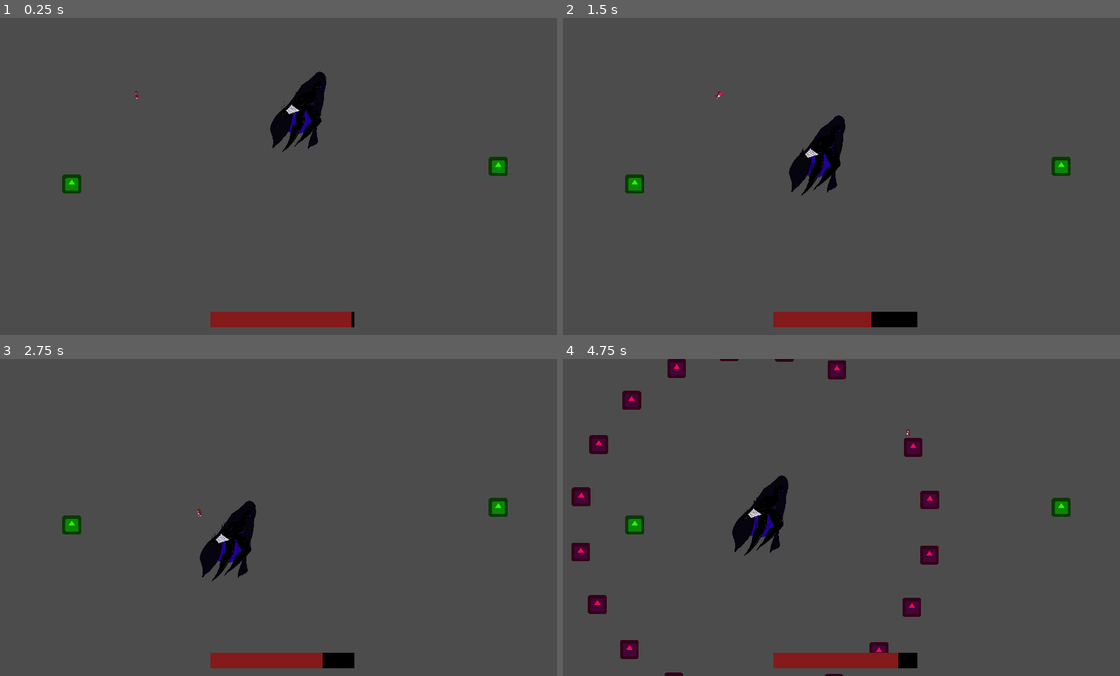
Above: before the commit, frames 1-4 (two rows, left to right).
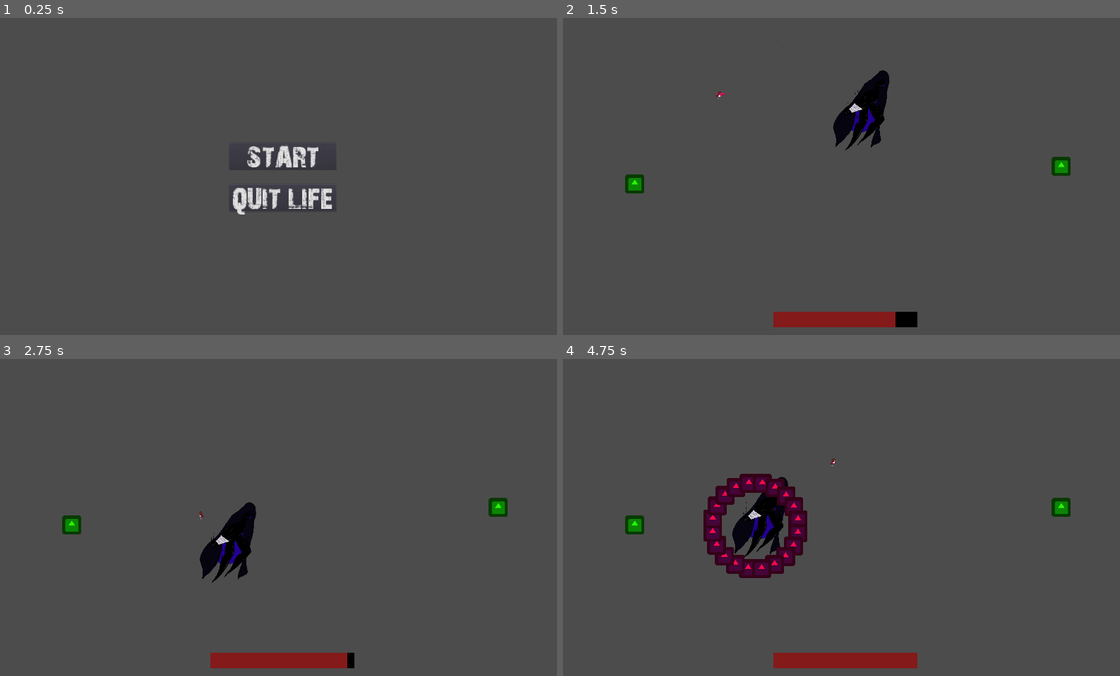
Above: after the commit, the same moments.

Repository: LadyVolk/The-Modern-Triad
Game: Godot game, scene res://Menu.tscn
Two runs of this game, one before a commit and one after it. Both use one fixed random seed, a clock stepped at 60 frames per second and the inputs below. Before the commit the project starts from res://Level.tscn. The engine's default icon, where the game draws it, is replaced by a stand-in: a white triangle on a blue panel in a dark square.
Inputs (mouse positions are in pixels of both pictures, inside the frame that each line leads up to):
- Up to frame 1 (0.25 s): no input
- Up to frame 2 (1.5 s): click (847, 157) at 0.5 s, where only the run after the commit has a clickable "START"; move the mouse to (969, 160) at 1.27 s; hold D (player_right) from 1.28 s (still down); hold Right mouse button (melee_attack) from 1.28 s (still down)
- Up to frame 3 (2.75 s): move the mouse to (167, 533) at 2.02 s; release D (player_right) at 2.03 s; release Right mouse button (melee_attack) at 2.03 s; hold S (player_down) from 2.03 s (still down); tap Space (player_dash) at 2.1 s
- Up to frame 4 (4.75 s): move the mouse to (902, 447) at 2.77 s; release S (player_down) at 2.78 s; press the mouse at (902, 447) at 2.78 s; hold D (player_right) 2.78-3.53 s; move the mouse to (819, 580) at 3.52 s; release the mouse at (819, 580) at 3.53 s; hold W (player_up) 3.53-4.28 s; right-click (819, 580) at 3.6 s; move the mouse to (1014, 565) at 4.27 s; hold A (player_left) from 4.28 s (still down); hold Space (player_dash) from 4.28 s (still down)

The runs differ from the first frame. In frame 1, 4.3% of the frame differs, in the area x 11-92%, y 9-98%; in frame 2, 2.7%; in frame 3, 0.5%; in frame 4, 6.0%, in the area x 1-68%, y 0-100%.

Commit message:
simple menu added

Diff:
--- /dev/null
+++ b/game/Menu.gd
@@ -0,0 +1,16 @@
+extends Control
+
+
+func _ready():
+	pass
+
+
+
+func _on_Start_pressed():
+# warning-ignore:return_value_discarded
+	get_tree().change_scene("res://Level.tscn")
+
+
+
+func _on_Quit_pressed():
+	get_tree().quit()
--- /dev/null
+++ b/game/Menu.tscn
@@ -0,0 +1,48 @@
+[gd_scene load_steps=3 format=2]
+
+[ext_resource path="res://assets/MenuFont.tres" type="DynamicFont" id=1]
+[ext_resource path="res://Menu.gd" type="Script" id=2]
+
+[node name="Menu" type="Control"]
+anchor_right = 1.0
+anchor_bottom = 1.0
+margin_left = 1.58667
+margin_top = 1.58664
+margin_right = 1.58667
+margin_bottom = 1.58667
+script = ExtResource( 2 )
+__meta__ = {
+"_edit_use_anchors_": false
+}
+
+[node name="VBoxContainer" type="VBoxContainer" parent="."]
+anchor_left = 0.5
+anchor_top = 0.5
+anchor_right = 0.5
+anchor_bottom = 0.5
+margin_left = -182.0
+margin_top = -117.0
+margin_right = 182.0
+margin_bottom = 117.0
+custom_constants/separation = 50
+__meta__ = {
+"_edit_use_anchors_": false
+}
+
+[node name="Start" type="Button" parent="VBoxContainer"]
+margin_right = 364.0
+margin_bottom = 92.0
+custom_fonts/font = ExtResource( 1 )
+text = "START"
+__meta__ = {
+"_edit_use_anchors_": false
+}
+
+[node name="Quit" type="Button" parent="VBoxContainer"]
+margin_top = 142.0
+margin_right = 364.0
+margin_bottom = 234.0
+custom_fonts/font = ExtResource( 1 )
+text = "QUIT LIFE"
+[connection signal="pressed" from="VBoxContainer/Start" to="." method="_on_Start_pressed"]
+[connection signal="pressed" from="VBoxContainer/Quit" to="." method="_on_Quit_pressed"]
--- /dev/null
+++ b/game/assets/MenuFont.tres
@@ -0,0 +1,8 @@
+[gd_resource type="DynamicFont" load_steps=2 format=2]
+
+[ext_resource path="res://assets/28 Days Later.ttf" type="DynamicFontData" id=1]
+
+[resource]
+size = 100
+use_filter = true
+font_data = ExtResource( 1 )
--- a/game/project.godot
+++ b/game/project.godot
@@ -21,7 +21,7 @@
 [application]
 
 config/name="The Modern Triad"
-run/main_scene="res://Level.tscn"
+run/main_scene="res://Menu.tscn"
 config/icon="res://icon.png"
 
 [autoload]
Binary file added: game/assets/28 Days Later.ttf
